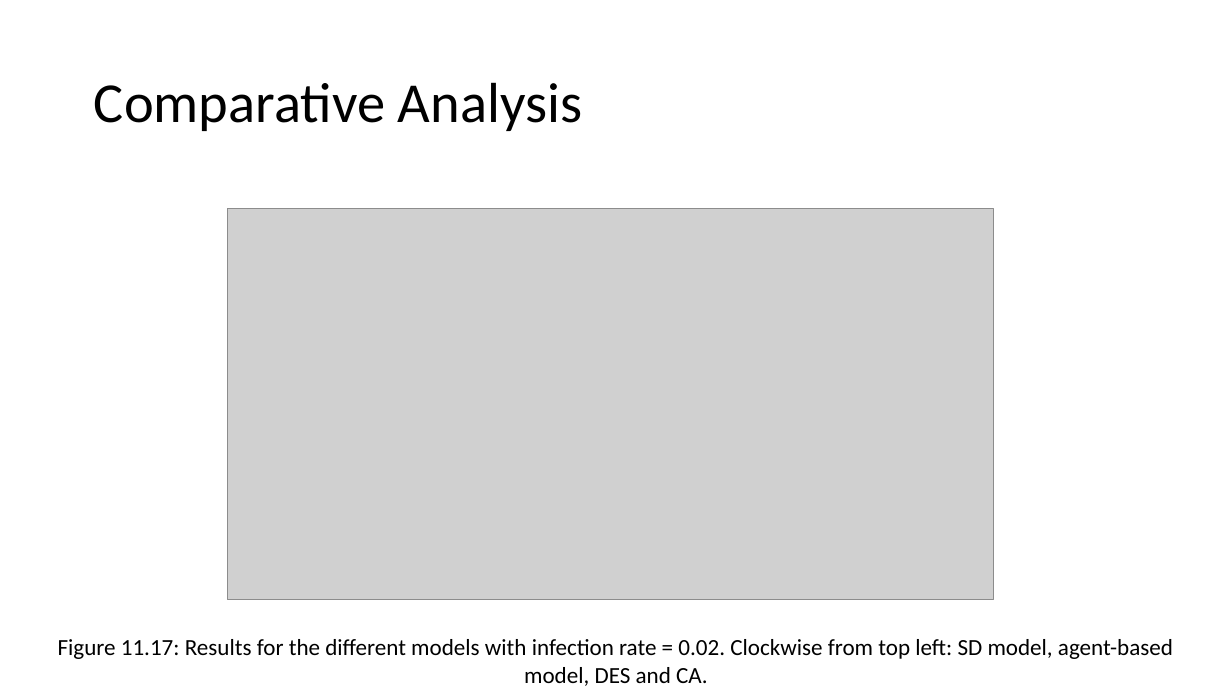
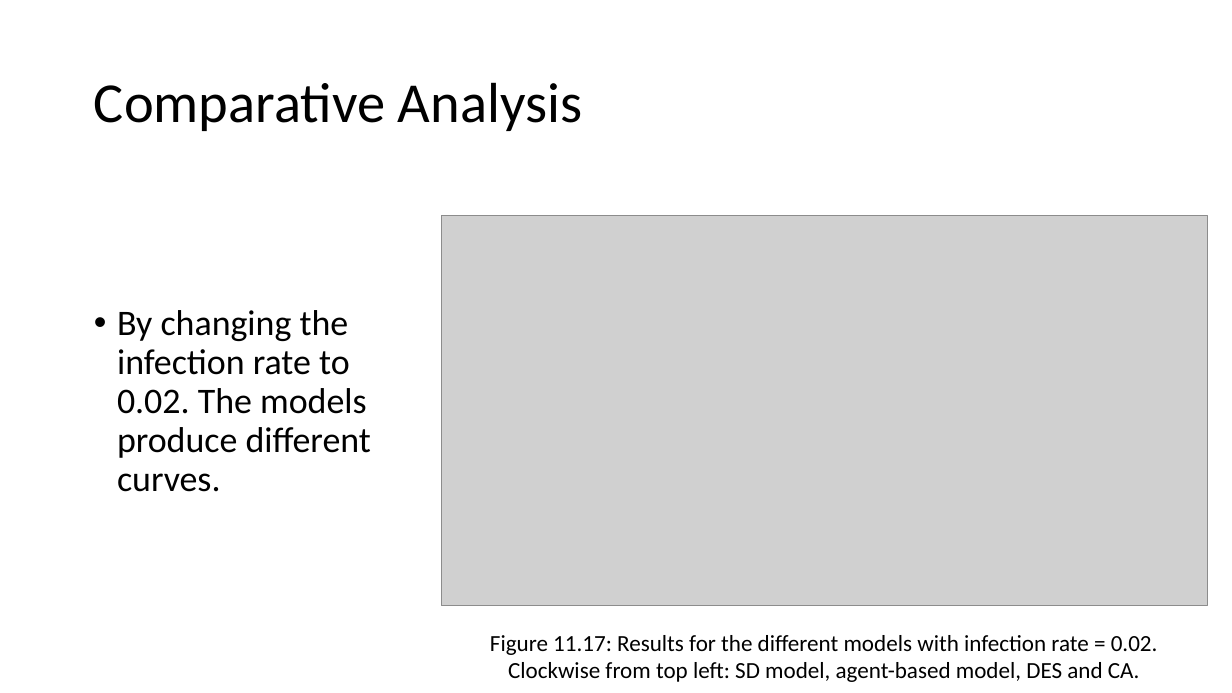
Before and after one commit to abmgis/abmgis, a slide deck: slide 29 of Chapter11-AlternativeModellingApproaches/Chapter11.pptx (slide 26 before the commit). Drawn at 1232x693 pixels with LibreOffice and Linux fonts; fonts in the diff are those of the drawing; grey boxes stand for pictures. Boxes give left, top, right and bottom in pixels: in the first picture for what was removed or moved away, otherwise in the second. Text is boxed around its words. In the diff, an @@ line names an element or a change of style, - is before the commit and + after.

```diff
--- a/Chapter11-AlternativeModellingApproaches/Chapter11.pptx
+++ b/Chapter11-AlternativeModellingApproaches/Chapter11.pptx
@@ picture moved from (x1=227, y1=209, x2=994, y2=600) to (x1=441, y1=215, x2=1207, y2=606) @@
@@ text added at (x1=117, y1=310, x2=371, y2=492), 28 pt, text #000000 @@
+• By changing the infection rate to 0.02. The models produce different curves.
@@ text "Figure 11.17: Results for the ..." rewrapped from (x1=58, y1=639, x2=1173, y2=686) to (x1=490, y1=635, x2=1158, y2=682) @@
```
Also in this commit, not shown: 10 other slides changed, 5 slides added, 2 slides removed.
